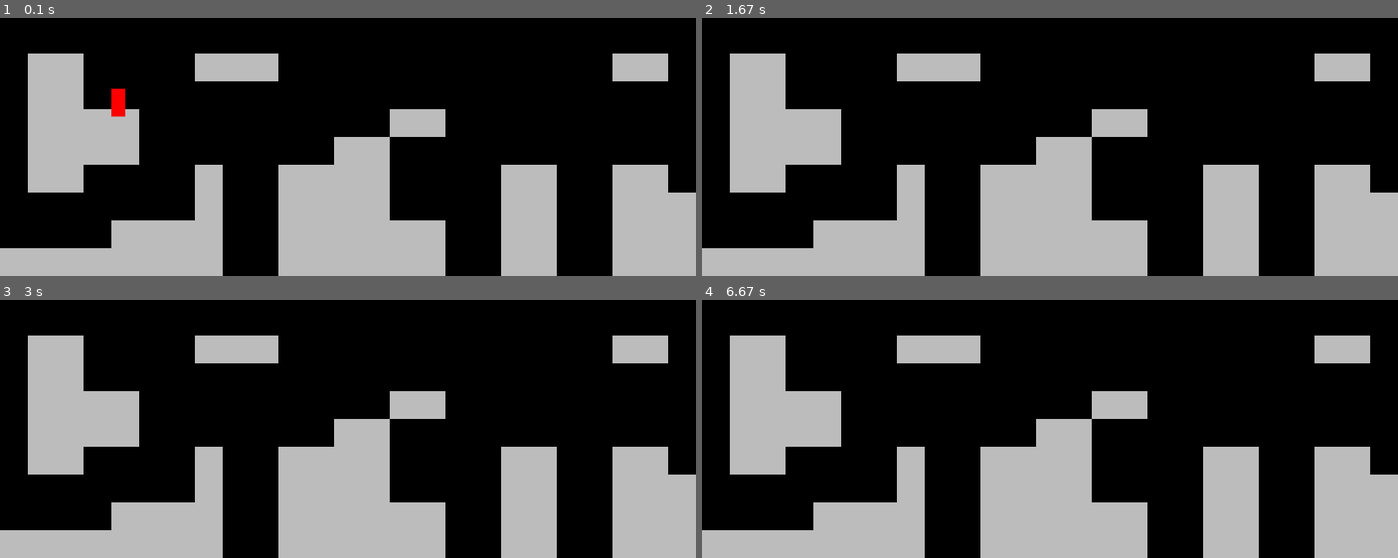
Above: before the commit, frames 1-4 (two rows, left to right).
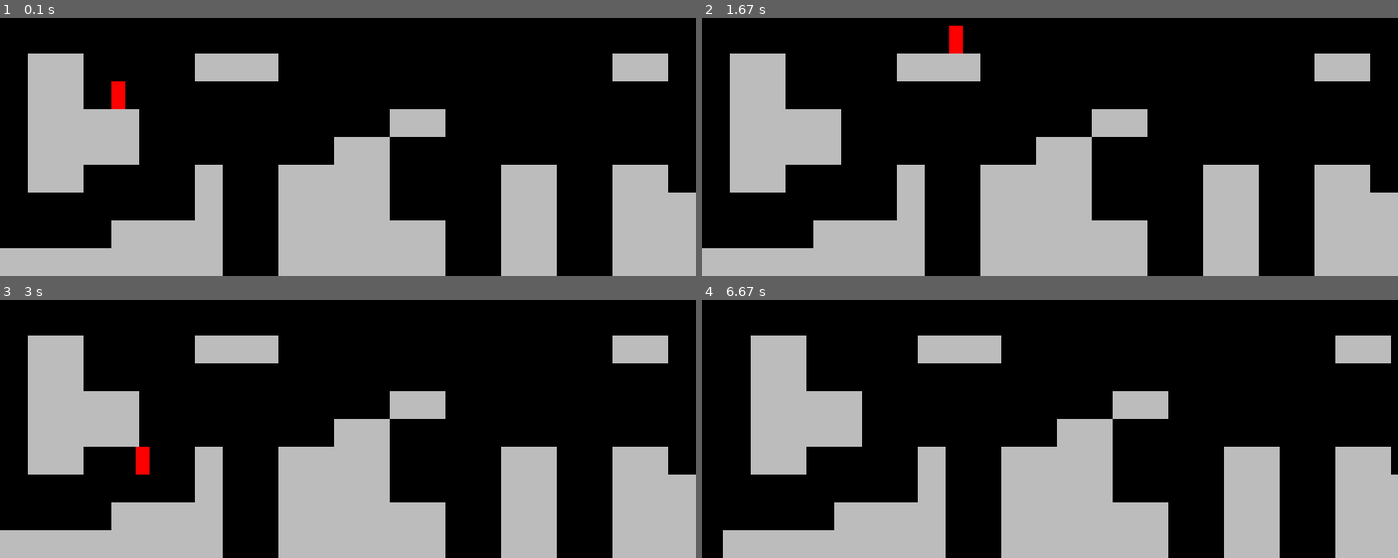
Above: after the commit, the same moments.

Repository: harryodubhghaill/pygame-platformer
Game: pygame game, started from main.py
Same seed, same stepped clock (60 frames per second), same inputs: the game is played once before the commit and once after it.
Inputs:
- Up to frame 1 (0.1 s): no input
- Up to frame 2 (1.67 s): hold D 0.33-0.8 s; hold W 0.83-1.13 s; hold D 1.17-1.63 s
- Up to frame 3 (3 s): hold A 1.67-2.2 s; hold W 2.23-2.63 s; hold W from 2.67 s (still down)
- Up to frame 4 (6.67 s): release W at 3.03 s; hold D 3.07-3.7 s; hold A 3.73-4.2 s; hold A 6.13-6.53 s

The runs differ from the first frame. In frame 1, 0.1% of the frame differs, in the area x 16-18%, y 24-39%; in frame 2, 0.2%; in frame 3, 0.2%; in frame 4, 15%, in the area x 0-99%, y 13-100%.

Commit message:
add basic collision

Diff:
--- a/level.py
+++ b/level.py
@@ -43,13 +43,37 @@
             self.world_shift = 0
             player.speed = 8
 
+    def horizontal_movement_collision(self):
+        player = self.player.sprite
+        player.rect.x += player.direction.x * player.speed
+
+        for sprite in self.tiles.sprites():
+            if sprite.rect.colliderect(player.rect):
+                if player.direction.x < 0:
+                    player.rect.left = sprite.rect.right
+                elif player.direction.x > 0:
+                    player.rect.right = sprite.rect.left
+
+    def vertical_movement_collision(self):
+        player = self.player.sprite
+        player.apply_gravity()
+
+        for sprite in self.tiles.sprites():
+            if sprite.rect.colliderect(player.rect):
+                if player.direction.y > 0:
+                    player.rect.bottom = sprite.rect.top
+                elif player.direction.y < 0:
+                    player.rect.top = sprite.rect.bottom
+
     def run(self):
 
         # level tiles
         self.tiles.update(self.world_shift)
         self.tiles.draw(self.display_surface)
+        self.scroll_x()
 
         # player
         self.player.update()
+        self.horizontal_movement_collision()
+        self.vertical_movement_collision()
         self.player.draw(self.display_surface)
-        self.scroll_x()
--- a/player.py
+++ b/player.py
@@ -19,12 +19,11 @@
             self.direction.x = 1
         elif keys[pygame.K_a]:
             self.direction.x = -1
-        elif keys[pygame.K_w]:
-            self.jump()
-        # elif keys[pygame.K_s]:
-        #     pass
         else:
             self.direction.x = 0
+
+        if keys[pygame.K_w]:
+            self.jump()
 
     def apply_gravity(self):
         self.direction.y += self.gravity
@@ -35,5 +34,3 @@
 
     def update(self):
         self.get_input()
-        self.rect.x += self.direction.x * self.speed
-        self.apply_gravity()
